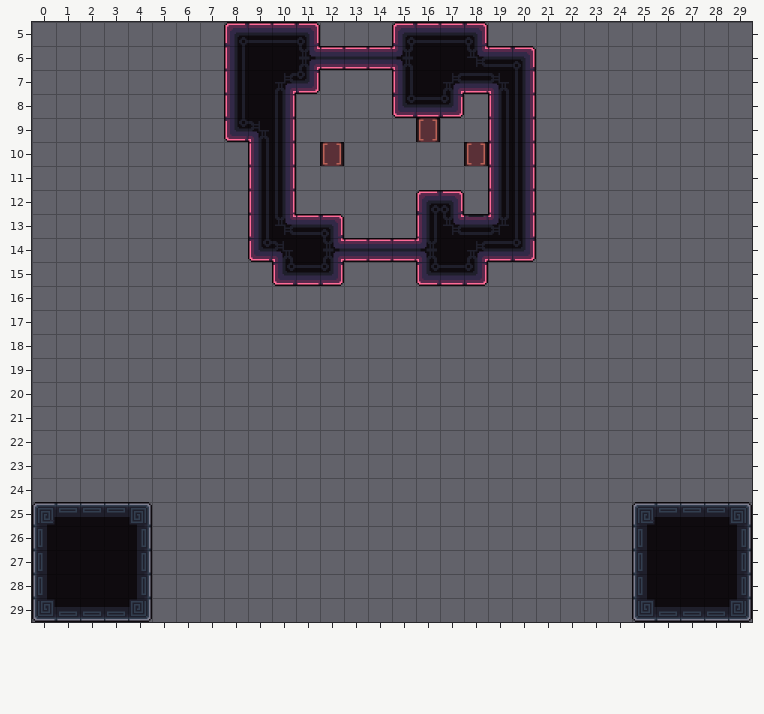
Two states of a Tiled map, data/maps/level_2.tmx. This is how it looked before the edit.
Cells are 64x64 px. Shown: x 0..29, y 5..29.
And afterwards:
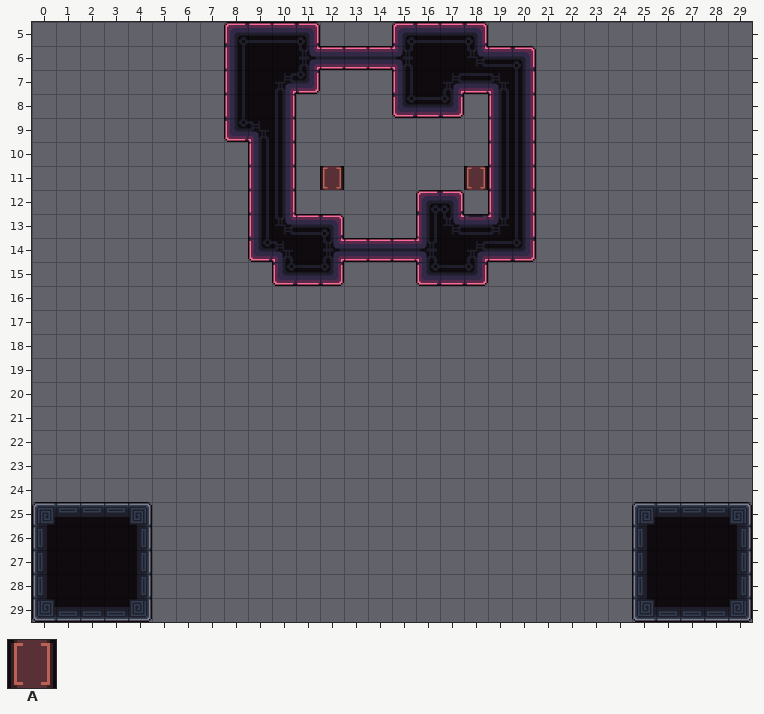
Key: from "tileset_d": A 76.
_ is an empty cell.
The edit:
{"where": "layer \"Decoration\""}
{"y":9,"x":16,"old":"A","new":"_"}
{"y":10,"x":12,"old":"A","new":"_"}
{"y":10,"x":18,"old":"A","new":"_"}
{"y":11,"x":12,"old":"_","new":"A"}
{"y":11,"x":18,"old":"_","new":"A"}
{"label":"removed","picture_box":[416,118,440,142]}
{"label":"changed","picture_box":[320,142,344,190]}
{"label":"changed","picture_box":[464,142,488,190]}
